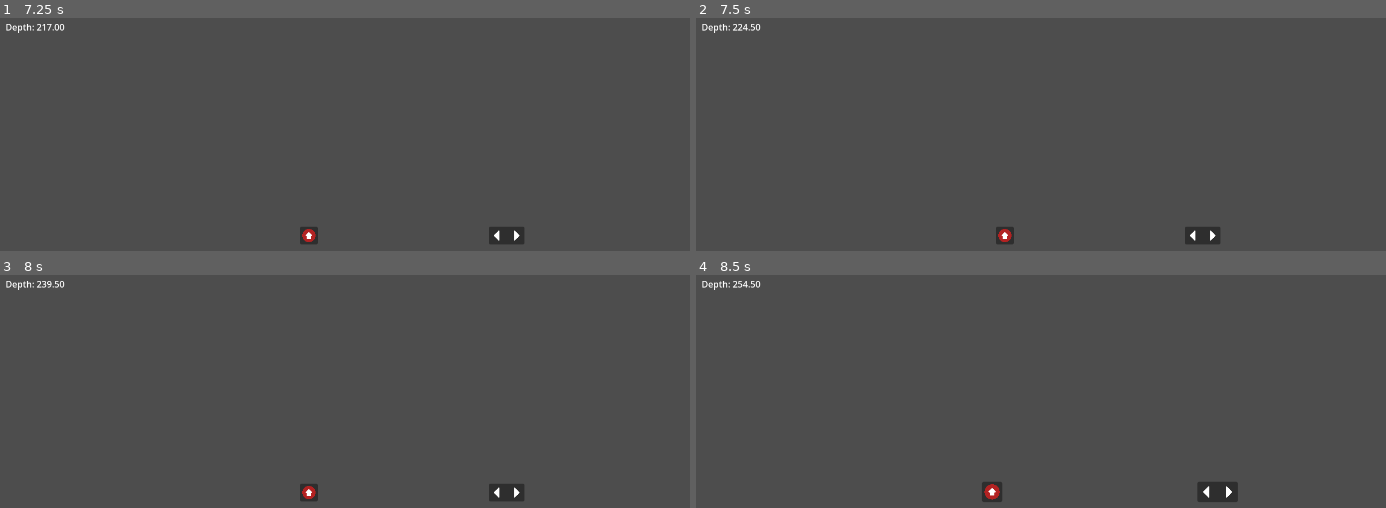
Above: before the commit, frames 1-4 (two rows, left to right).
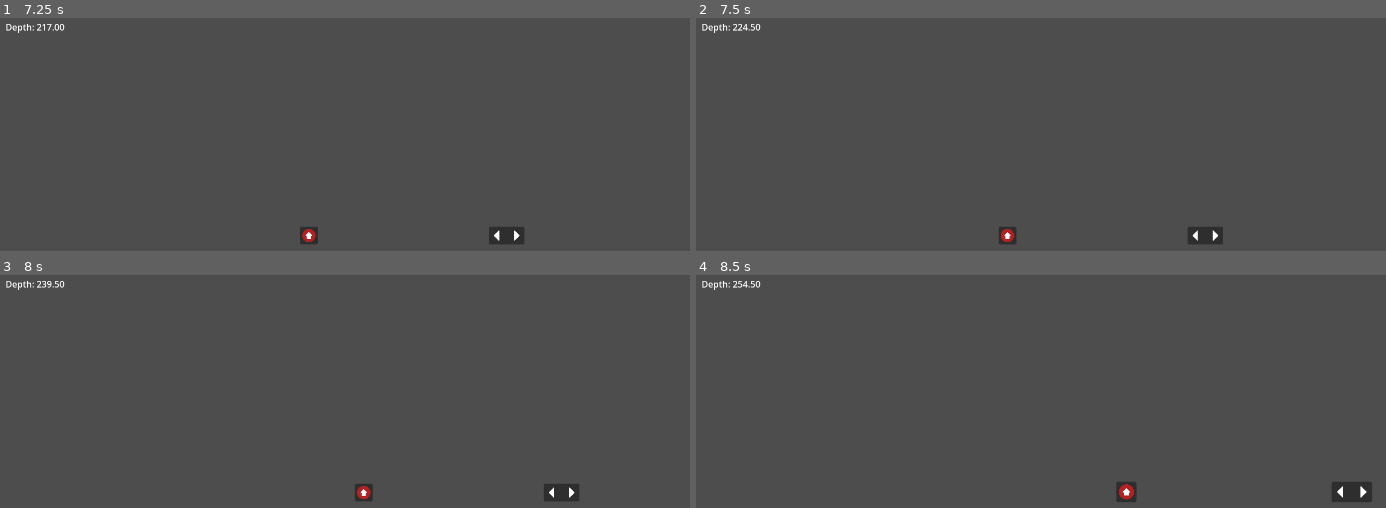
Above: after the commit, the same moments.

Repository: DSurguy/spring-2024-2d-jam
Game: Godot game, scene res://scenes/GameScene/GameScene.tscn
The game is run twice, just before and just after one commit, with the same random seed, the same clock (stepped at 60 frames per second) and the same inputs. This scene is started directly instead of the project's main scene.
Inputs (mouse positions are in pixels of both pictures, inside the frame that each line leads up to):
- Up to frame 1 (7.25 s): tap Enter (ui_accept) at 0.5, 0.77, 1.25, 1.52, 2, 2.75, 3.02, 3.5, 3.77, 4.25, 4.52, 6.02, 6.77 s; move the mouse to (outside the picture) at 0.52 s; hold D (move_right) 0.53-2.03 s; tap E (interact) at 0.6, 2.85, 5.1 s; move the mouse to (outside the picture) at 1.27 s; tap Mouse wheel down (zoom_down) at 1.35, 3.6, 5.85 s; move the mouse to (158, 171) at 2.02 s; hold A (move_left) 2.03-4.28 s; tap Mouse wheel up (zoom_up) at 2.1, 4.35, 6.6 s; move the mouse to (441, 239) at 2.77 s; move the mouse to (282, 127) at 3.52 s; move the mouse to (572, 218) at 4.27 s; hold D (move_right) from 4.28 s (still down); move the mouse to (outside the picture) at 5.02 s; move the mouse to (483, 141) at 5.77 s; move the mouse to (outside the picture) at 6.52 s
- Up to frame 2 (7.5 s): keep holding D (move_right); move the mouse to (outside the picture) at 7.27 s; tap E (interact) at 7.35 s
- Up to frame 3 (8 s): keep holding D (move_right); tap Enter (ui_accept) at 7.52 s
- Up to frame 4 (8.5 s): move the mouse to (854, 428) at 8.02 s; release D (move_right) at 8.03 s; hold A (move_left) from 8.03 s (still down); tap Mouse wheel down (zoom_down) at 8.1 s

Frame 1 is identical in both runs. In frame 2, 0.2% of the frame differs, in the area x 43-77%, y 89-97%; in frame 3, 1.1%; in frame 4, 1.5%, in the area x 41-98%, y 88-98%.

Commit message:
sub is schmoovable

Diff:
--- a/scenes/GameScene/Stations/Helm.gd
+++ b/scenes/GameScene/Stations/Helm.gd
@@ -1,14 +1,23 @@
 extends Node2D
 
-
+var station : Node2D
+var sub_acceleration = 8
+var sub_velocity_loss = 0.96
+var velocity : float
 # Called when the node enters the scene tree for the first time.
 func _ready():
-	pass # Replace with function body.
-
+	station = get_node("Station")
 
 # Called every frame. 'delta' is the elapsed time since the previous frame.
 func _process(delta):
-	pass
+	if station.active:
+		var direction = Input.get_axis("move_left", "move_right")
+		if direction:
+			velocity += direction * sub_acceleration
+		else:
+			velocity *= sub_velocity_loss
+
+	station.submarine.position.x += velocity * delta
 
 func activate():
 	print("helm activated")
